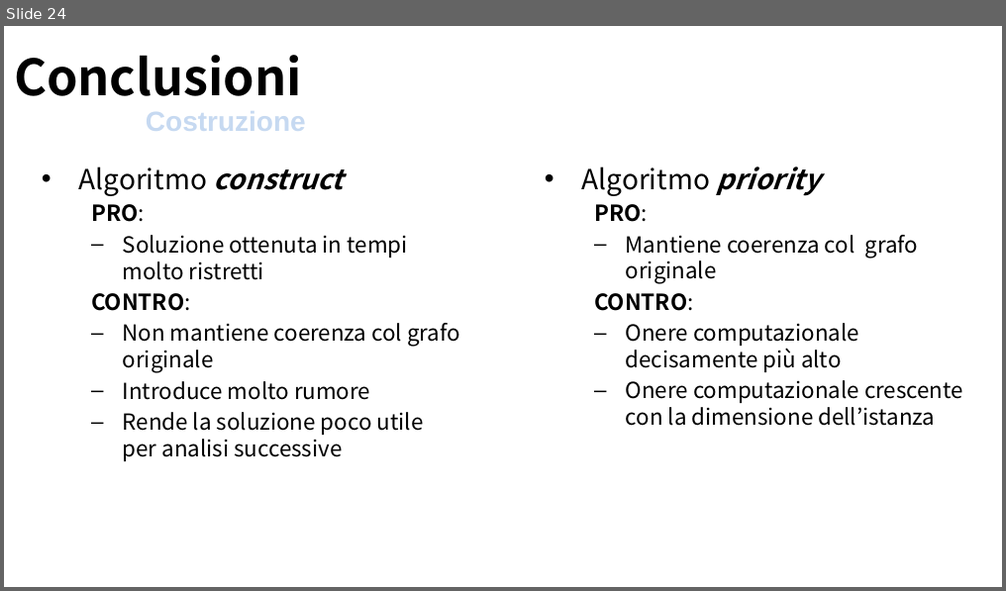
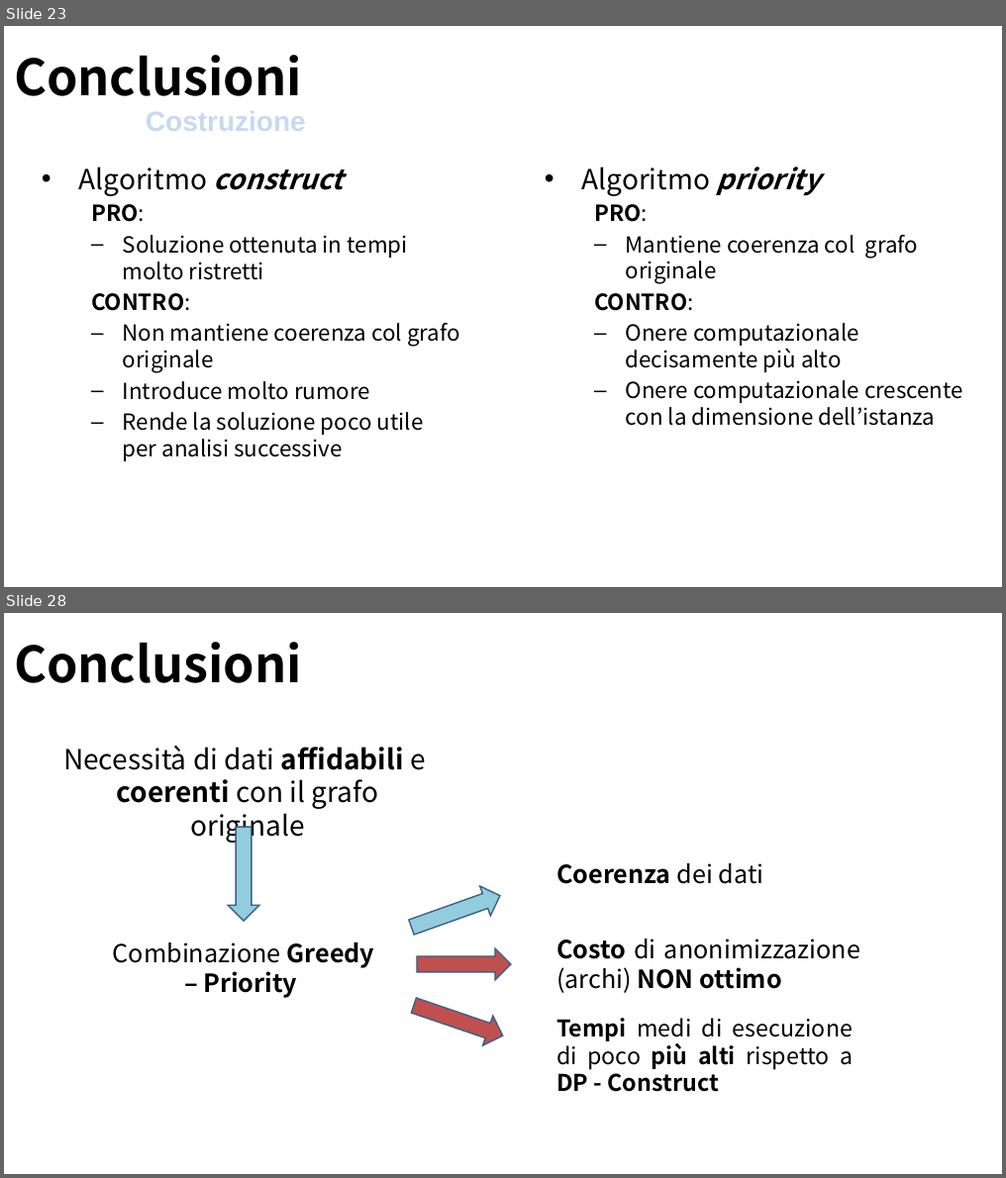
Before and after one commit to Navypowder/DP-P-project, a slide deck: Presentation/Towards_Identity_Anonymization_on_graph(K-degree anonymization).pptx. Shown one above the other, each under a label of ours: slide 24 before the commit, slides 23 and 28 after it; the slides between them are not shown. The pictures are 1006x591 and 1006x1178 pixels, drawn with LibreOffice and Linux fonts; fonts in the diff are those of the drawing; background and template pictures are left out. Boxes give left, top, right and bottom in pixels: in the first picture for what was removed or moved away, otherwise in the second. Text is boxed around its words. In the diff, an @@ line names an element or a change of style, - is before the commit and + after.

```diff
--- a/Presentation/Towards_Identity_Anonymization_on_graph(K-degree anonymization).pptx
+++ b/Presentation/Towards_Identity_Anonymization_on_graph(K-degree anonymization).pptx
@@ slide 28 added at [4, 613, 1002, 1174], background picture (left out) @@
@@ title added at [14, 642, 302, 683], 36 pt, text #000000, bold @@
+Conclusioni
@@ text added at [63, 745, 426, 809], 20 pt, text #000000 @@
+Necessità di dati affidabili e coerenti con il grafo originale
@@ left arrow added at [228, 827, 259, 921], fill #93CDDD, outline #3A5F8C 1 pt @@
@@ text added at [556, 863, 764, 884], 18 pt, text #000000, bold @@
+Coerenza dei dati
@@ left arrow added at [407, 880, 505, 941], fill #93CDDD, outline #3A5F8C 1 pt @@
@@ text added at [556, 939, 860, 993], 18 pt, text #000000 @@
+Costo di anonimizzazione (archi) NON ottimo
@@ text added at [113, 943, 375, 998], 18 pt, text #000000, bold @@
+Combinazione Greedy – Priority
@@ left arrow added at [417, 949, 511, 979], fill #C0504D, outline #3A5F8C 1 pt @@
@@ left arrow added at [409, 991, 508, 1051], fill #C0504D, outline #3A5F8C 1 pt @@
@@ text added at [556, 1018, 853, 1092], 16.6 pt, text #000000 @@
+Tempi medi di esecuzione di poco più alti rispetto a DP - Construct
@@ what was slide 24 is now slide 23 @@
```
Also in this commit, not shown: 9 slides changed, 4 other slides added.
